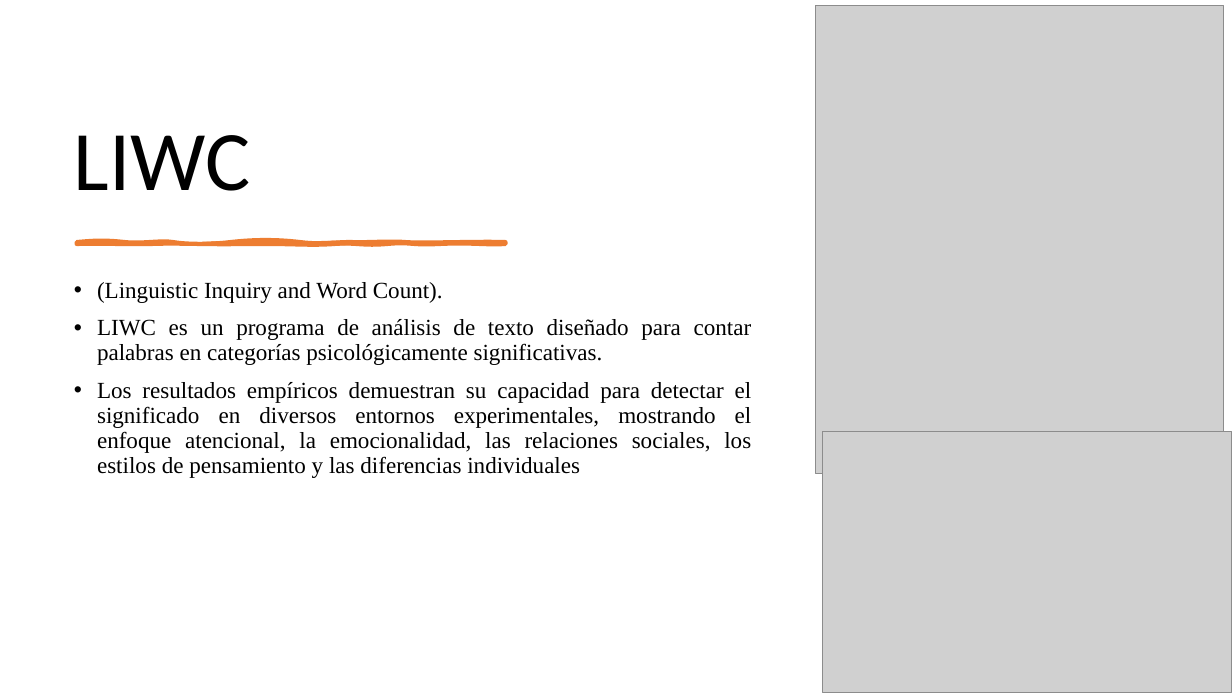
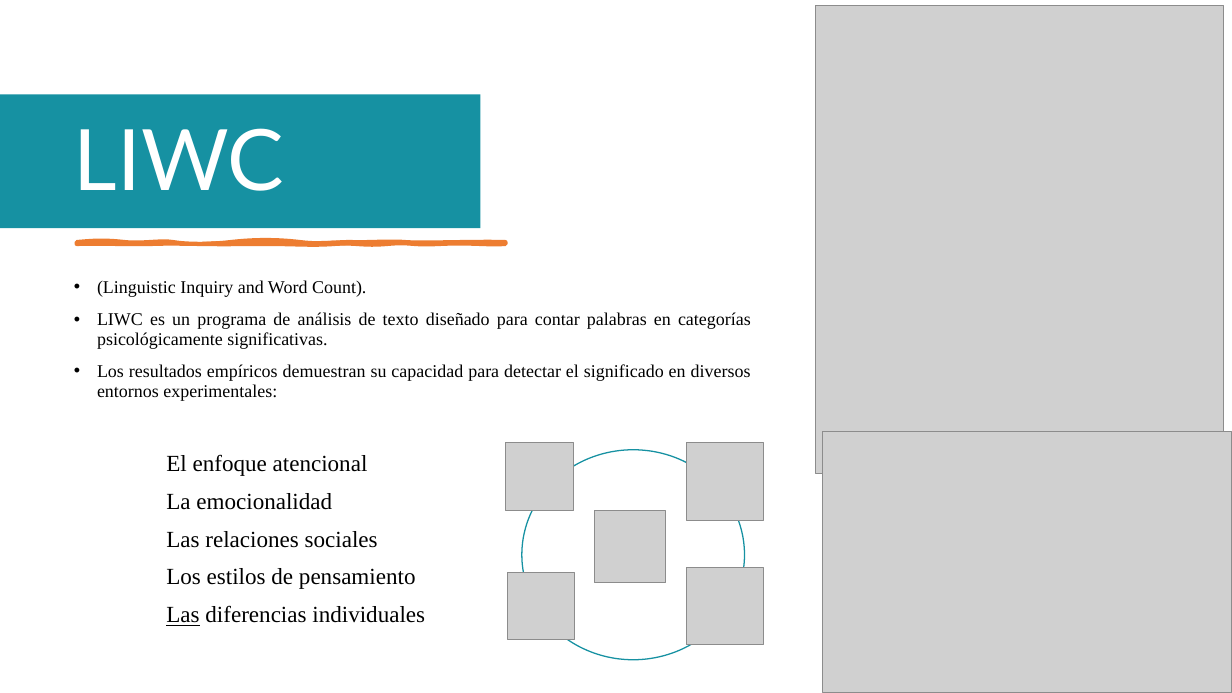
Before and after one commit to pablofernandez070/BrainLingua, a slide deck: slide 5 of Manual_Usuario/BrainLingua NLP.pptx. Drawn at 1232x693 pixels with LibreOffice and Linux fonts; fonts in the diff are those of the drawing; grey boxes stand for pictures. Boxes give left, top, right and bottom in pixels: in the first picture for what was removed or moved away, otherwise in the second. Text is boxed around its words. In the diff, an @@ line names an element or a change of style, - is before the commit and + after.

```diff
--- a/Manual_Usuario/BrainLingua NLP.pptx
+++ b/Manual_Usuario/BrainLingua NLP.pptx
@@ title "LIWC" at box(74, 128, 285, 191): font Calibri to Lato, text colour #000000 to #FFFFFF @@
@@ rectangle added at box(0, 94, 481, 228), fill #1691A2 @@
@@ text at box(97, 280, 751, 349): size 18 to 14 pt in "(Linguistic Inquiry and Word Count).", "LIWC es un programa de análisis de ..." @@
@@ text at box(97, 364, 751, 626): text changed @@
-• Los resultados empíricos demuestran su capacidad para detectar el significado en diversos entornos experimentales, mostrando el enfoque atencional, la emocionalidad, las relaciones sociales, los estilos de pensamiento y las diferencias individuales
+• Los resultados empíricos demuestran su capacidad para detectar el significado en diversos entornos experimentales:
+El enfoque atencional
+La emocionalidad
+Las relaciones sociales
+Los estilos de pensamiento
+Las diferencias individuales
@@ picture added at box(506, 443, 574, 511) @@
@@ picture added at box(687, 443, 764, 520) @@
@@ ellipse added at box(522, 450, 745, 660), fill #FFFFFF, outline #1691A2 1 pt @@
@@ picture added at box(594, 511, 666, 583) @@
@@ picture added at box(687, 567, 764, 645) @@
@@ picture added at box(508, 573, 576, 640) @@
```
Also in this commit, not shown: 5 other slides changed, 4 slides added, 2 slides removed, 12 other files.
